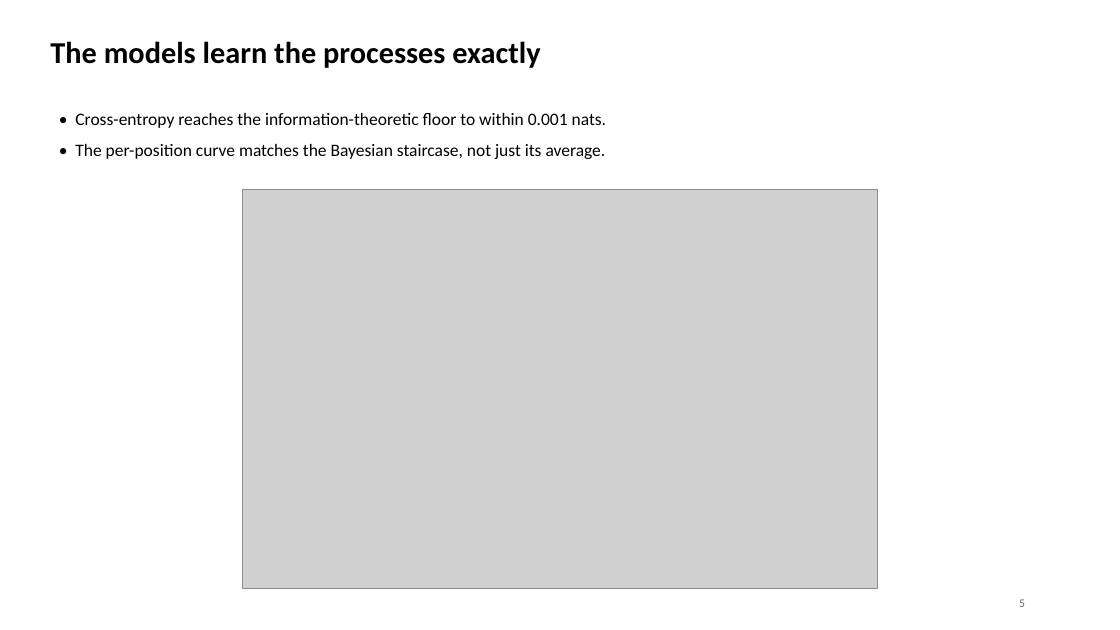
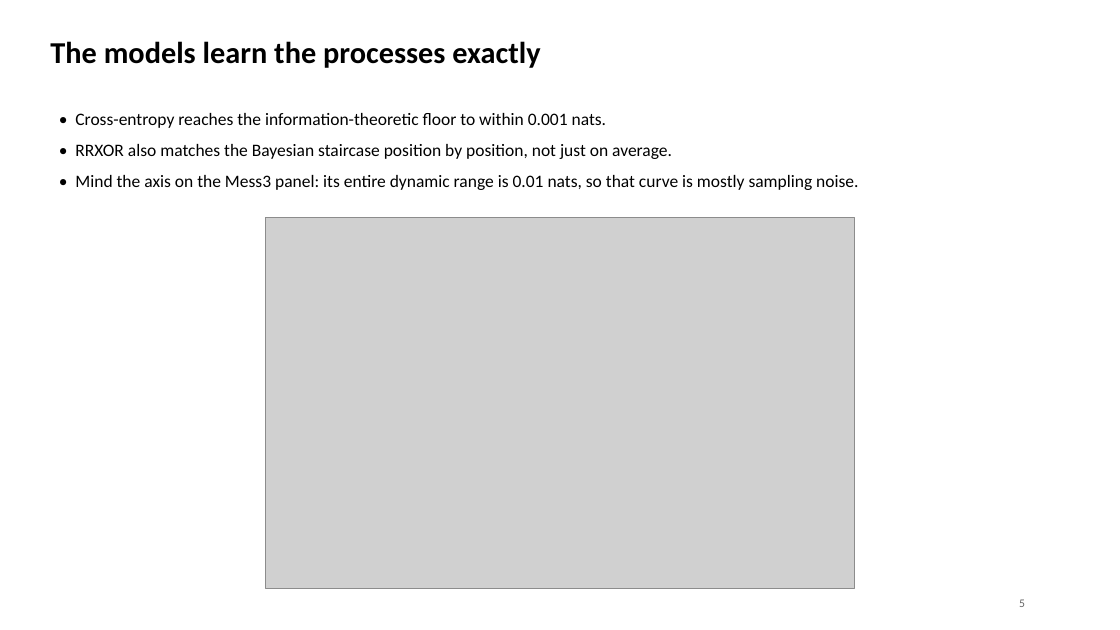
Before and after one commit to shouvik-majumder/belief-geometry, a slide deck: slide 5 of deck/belief_state_geometry.pptx. Drawn at 1120x630 pixels with LibreOffice and Linux fonts; fonts in the diff are those of the drawing; grey boxes stand for pictures. Boxes give left, top, right and bottom in pixels: in the first picture for what was removed or moved away, otherwise in the second. Text is boxed around its words. In the diff, an @@ line names an element or a change of style, - is before the commit and + after.

```diff
--- a/deck/belief_state_geometry.pptx
+++ b/deck/belief_state_geometry.pptx
@@ text at [75, 144, 858, 190]: text changed @@
-• The per-position curve matches the Bayesian staircase, not just its average.
+• RRXOR also matches the Bayesian staircase position by position, not just on average.
+• Mind the axis on the Mess3 panel: its entire dynamic range is 0.01 nats, so that curve is mostly sampling noise.
@@ picture: place and size @@
-picture at [243, 189, 878, 588]
+picture at [266, 218, 855, 588]
```
Also in this commit, not shown: 4 other files.
